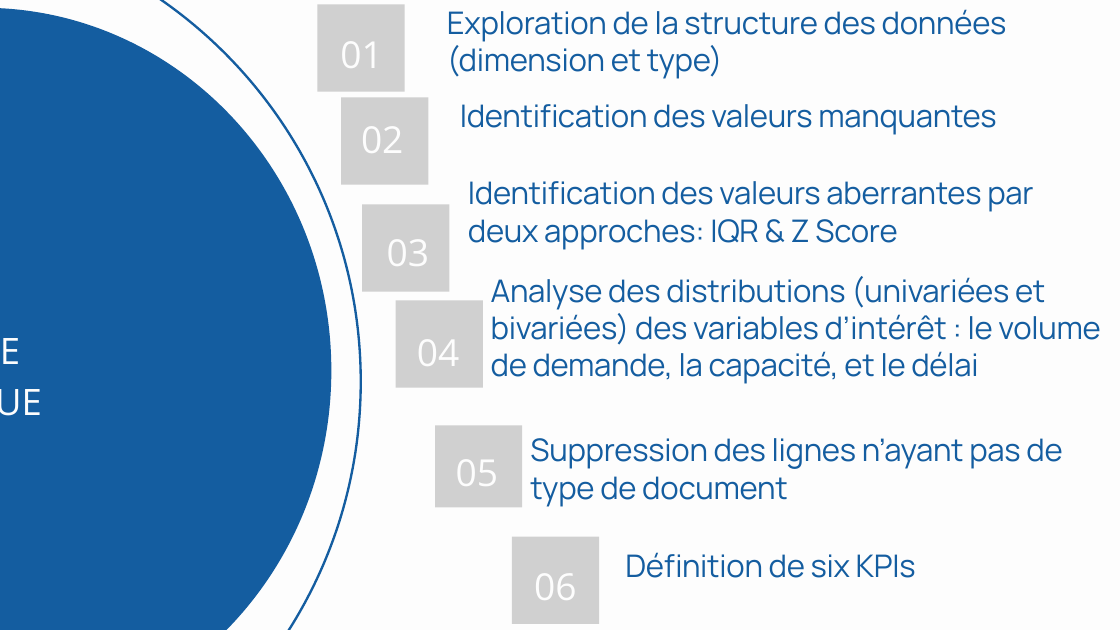
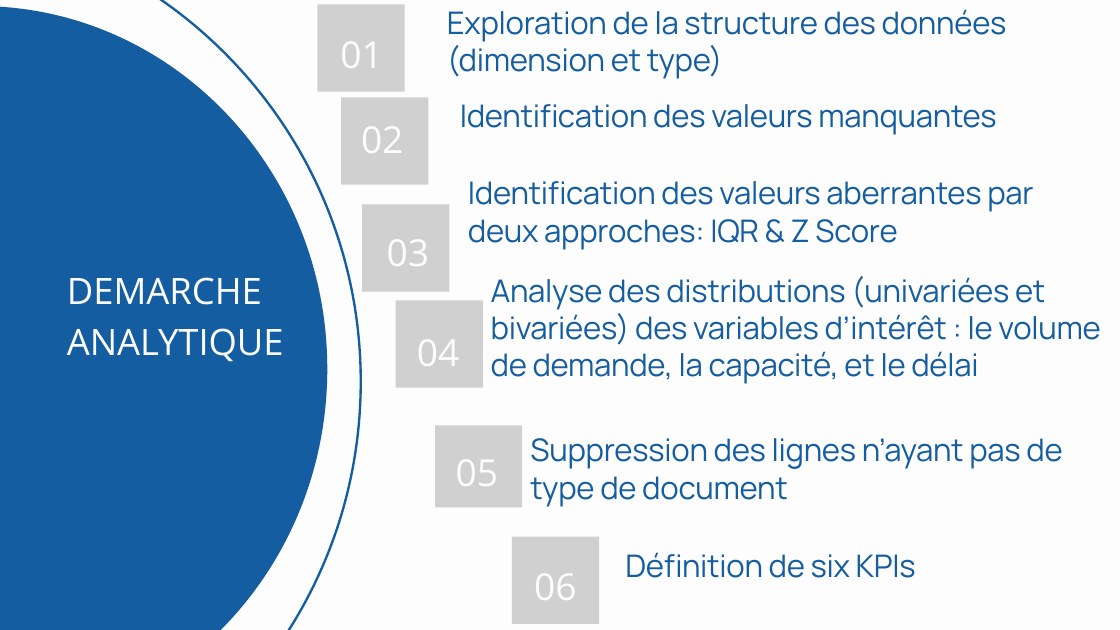
Before and after one commit to Katchoou/DATA-ANALYSTE-OPTIMISER-LE-RESEAU-DE-SERVICES-PUBLICS-, a slide deck: slide 3 of Presentation.pptx. Drawn at 1120x630 pixels with LibreOffice and Linux fonts; fonts in the diff are those of the drawing; grey boxes stand for pictures. Boxes give left, top, right and bottom in pixels: in the first picture for what was removed or moved away, otherwise in the second. Text is boxed around its words. In the diff, an @@ line names an element or a change of style, - is before the commit and + after.

```diff
--- a/Presentation.pptx
+++ b/Presentation.pptx
@@ freeform shape: place and size @@
-freeform shape at <box>0,8,331,630</box>
+freeform shape at <box>0,6,327,630</box>
@@ text "DEMARCHE ANALYTIQUE" rewrapped from <box>0,320,194,421</box> to <box>67,277,284,362</box> @@
```
Also in this commit, not shown: 2 other slides changed.
